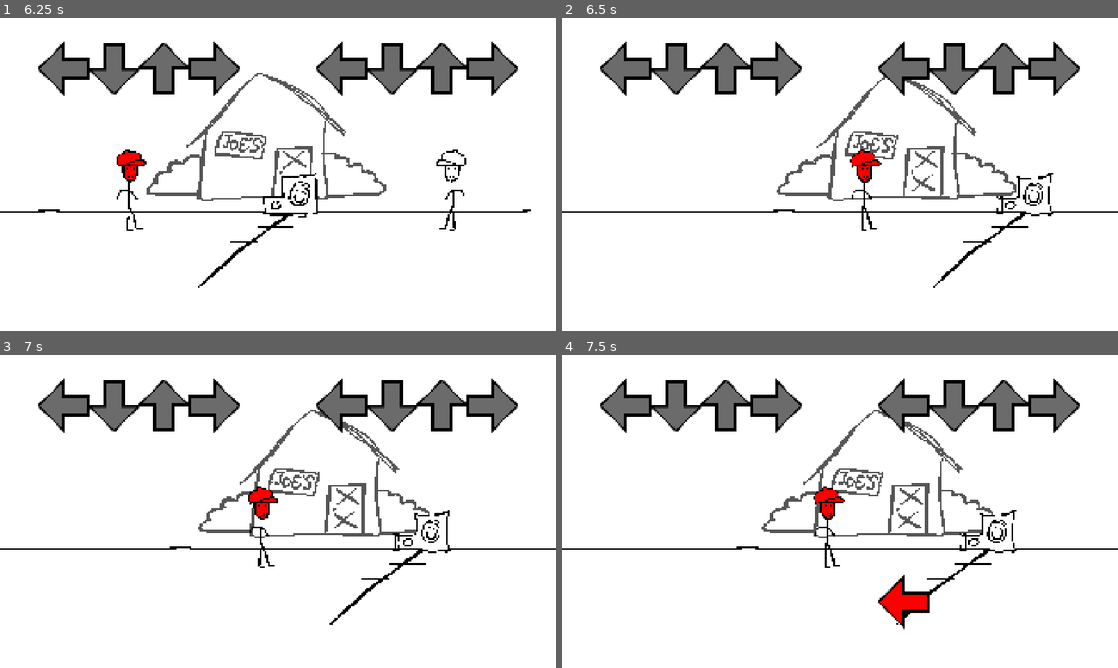
Above: before the commit, frames 1-4 (two rows, left to right).
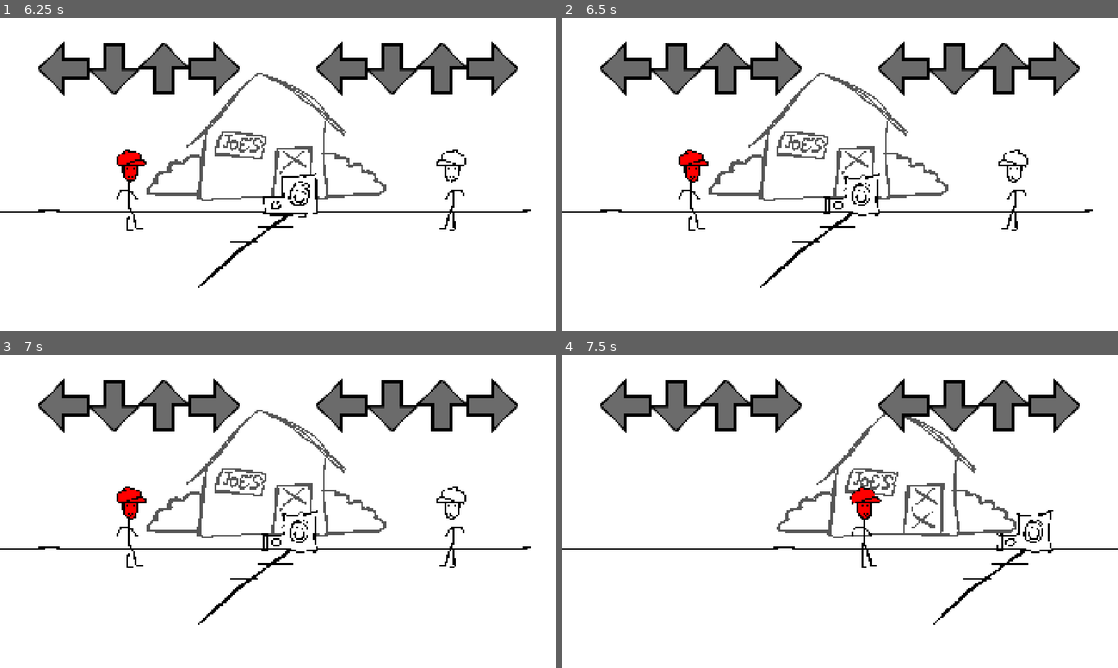
Above: after the commit, the same moments.

Repository: B3GD/b3gd
Game: Godot game, scene res://menus/freeplay/freeplay.tscn
Same seed, same stepped clock (60 frames per second), same inputs: the game is played once before the commit and once after it. Sound files missing from this copy of the repository are replaced by a short silence.
Inputs (mouse positions are in pixels of both pictures, inside the frame that each line leads up to):
- Up to frame 1 (6.25 s): tap Enter at 0.5, 2, 3.5 s; move the mouse to (400, 158) at 0.52 s; hold Up (editor_time_up) 0.53-1.25 s; click (400, 158) at 0.67 s; tap Space (editor_pause) at 1.25, 2.75, 4.25 s; drag from (166, 190) to (250, 237) at 1.27 s; move the mouse to (333, 105) at 2.02 s; hold Up (editor_time_up) 2.03-2.75 s; drag from (250, 237) to (111, 127) at 2.77 s; move the mouse to (444, 221) at 3.52 s; hold Down (editor_time_down) 3.53-4.25 s; drag from (111, 127) to (194, 96) at 4.27 s; move the mouse to (305, 174) at 5.02 s; hold Down (editor_time_down) 5.03-5.75 s; click (305, 174) at 5.17 s; drag from (194, 96) to (166, 190) at 5.77 s
- Up to frame 2 (6.5 s): no input
- Up to frame 3 (7 s): move the mouse to (400, 495) at 6.52 s; hold Up (editor_time_up) from 6.53 s (still down)
- Up to frame 4 (7.5 s): release Up (editor_time_up) at 7.25 s; drag from (728, 527) to (812, 574) at 7.27 s

Frame 1 is identical in both runs. In frame 2, 5.7% of the frame differs, in the area x 6-100%, y 17-87%; in frame 3, 5.6%; in frame 4, 5.5%.

Commit message:
that comment hasnt been right been for a bit

Diff:
--- a/b3gd/chart_player/song_audio_player.gd
+++ b/b3gd/chart_player/song_audio_player.gd
@@ -8,7 +8,7 @@
 
 var paused = false
 
-var song_progress_seconds = -4: #set to a really low number so the song wont play until the chart loader does its setup
+var song_progress_seconds = -5: # This is the amount you need to put in a countdown script
 	set(value):
 		var previous_beat = song_progress_beats
 		song_progress_seconds = value
